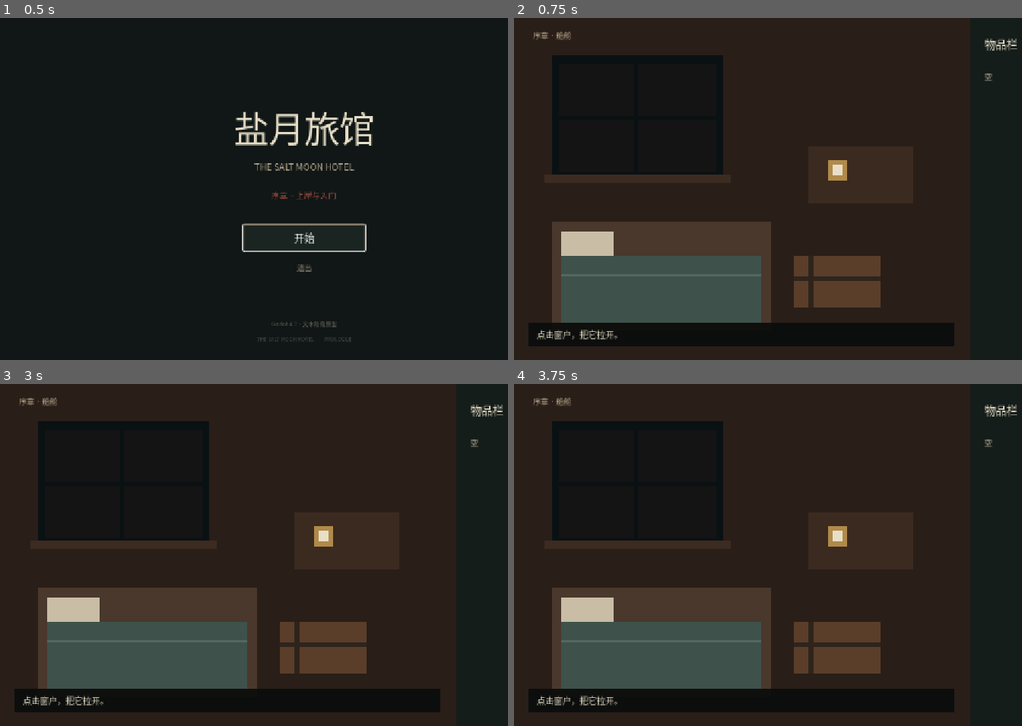
Above: before the commit, frames 1-4 (two rows, left to right).
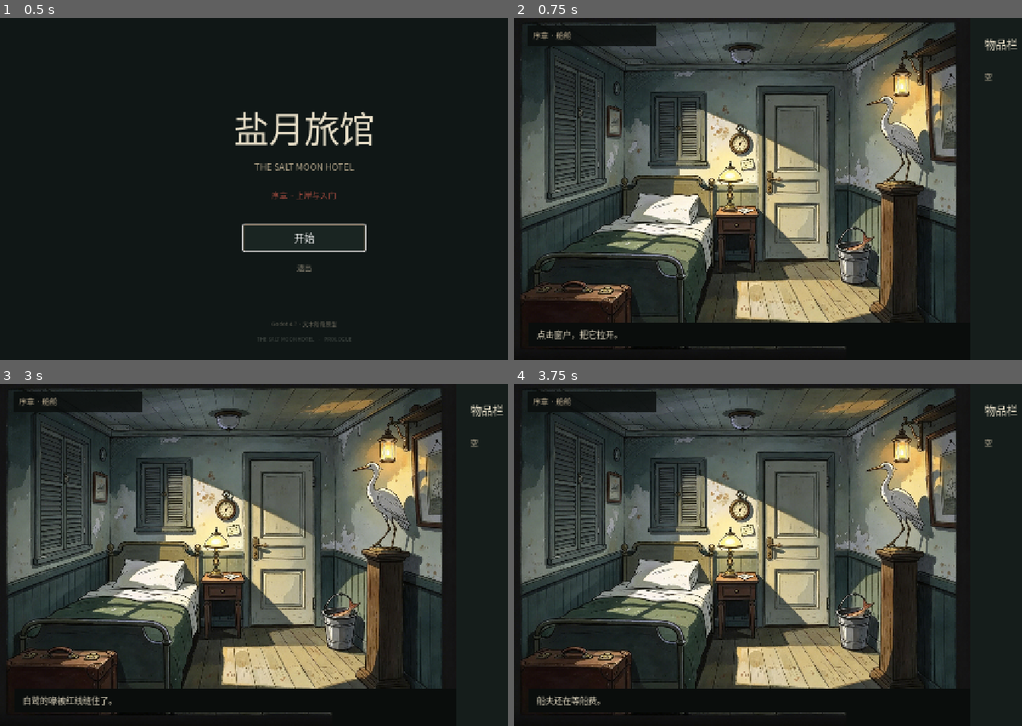
Above: after the commit, the same moments.

Repository: CorinJing/gugu_gaga
Game: Godot game, scene res://scenes/main.tscn
Same seed, same stepped clock (60 frames per second), same inputs: the game is played once before the commit and once after it.
Inputs (mouse positions are in pixels of both pictures, inside the frame that each line leads up to):
- Up to frame 1 (0.5 s): no input
- Up to frame 2 (0.75 s): click "开始" at 0.5 s
- Up to frame 3 (3 s): tap Enter at 1.25, 2.75 s; move the mouse to (436, 537) at 1.27 s; click (436, 537) at 1.42 s; tap Space at 2 s; move the mouse to (182, 572) at 2.02 s; click (182, 572) at 2.17 s; move the mouse to (365, 479) at 2.77 s; click (365, 479) at 2.92 s
- Up to frame 4 (3.75 s): tap Space at 3.5 s; move the mouse to (788, 623) at 3.52 s; click (788, 623) at 3.67 s

Frame 1 is identical in both runs. In frame 2, 66% of the frame differs, in the area x 0-90%, y 0-100%; in frame 3, 66%; in frame 4, 66%.

Commit message:
feat: 接入桌面素材的序章画面demo

Diff:
--- /dev/null
+++ b/scenes/prologue/prologue_demo.tscn
@@ -0,0 +1,107 @@
+[gd_scene load_steps=3 format=3]
+
+[ext_resource type="Script" path="res://scripts/prologue/prologue_demo.gd" id="1_demo"]
+[ext_resource type="PackedScene" path="res://scenes/ui/game_hud.tscn" id="2_hud"]
+
+[node name="PrologueDemo" type="Control"]
+layout_mode = 3
+anchors_preset = 15
+anchor_right = 1.0
+anchor_bottom = 1.0
+grow_horizontal = 2
+grow_vertical = 2
+script = ExtResource("1_demo")
+
+[node name="Backdrop" type="ColorRect" parent="."]
+layout_mode = 0
+offset_right = 960.0
+offset_bottom = 720.0
+mouse_filter = 2
+color = Color(0.0392157, 0.0509804, 0.0470588, 1)
+
+[node name="Background" type="TextureRect" parent="."]
+unique_name_in_owner = true
+layout_mode = 0
+offset_right = 960.0
+offset_bottom = 720.0
+mouse_filter = 2
+expand_mode = 1
+stretch_mode = 6
+
+[node name="WatermarkMask" type="ColorRect" parent="."]
+layout_mode = 0
+offset_left = 700.0
+offset_top = 640.0
+offset_right = 960.0
+offset_bottom = 720.0
+mouse_filter = 2
+color = Color(0.0392157, 0.0509804, 0.0470588, 1)
+
+[node name="CoinOverlay" type="TextureRect" parent="."]
+unique_name_in_owner = true
+visible = false
+layout_mode = 0
+offset_left = 760.0
+offset_top = 470.0
+offset_right = 824.0
+offset_bottom = 534.0
+mouse_filter = 2
+expand_mode = 1
+stretch_mode = 5
+
+[node name="WindowHotspot" type="Control" parent="."]
+unique_name_in_owner = true
+layout_mode = 0
+offset_left = 55.0
+offset_top = 80.0
+offset_right = 255.0
+offset_bottom = 330.0
+mouse_default_cursor_shape = 2
+
+[node name="SuitcaseHotspot" type="Control" parent="."]
+unique_name_in_owner = true
+layout_mode = 0
+offset_left = 45.0
+offset_top = 555.0
+offset_right = 275.0
+offset_bottom = 705.0
+mouse_default_cursor_shape = 2
+
+[node name="HeronHotspot" type="Control" parent="."]
+unique_name_in_owner = true
+layout_mode = 0
+offset_left = 750.0
+offset_top = 185.0
+offset_right = 905.0
+offset_bottom = 610.0
+mouse_default_cursor_shape = 2
+
+[node name="FishHotspot" type="Control" parent="."]
+unique_name_in_owner = true
+layout_mode = 0
+offset_left = 645.0
+offset_top = 485.0
+offset_right = 760.0
+offset_bottom = 620.0
+mouse_default_cursor_shape = 2
+
+[node name="DoorHotspot" type="Control" parent="."]
+unique_name_in_owner = true
+layout_mode = 0
+offset_left = 515.0
+offset_top = 145.0
+offset_right = 645.0
+offset_bottom = 510.0
+mouse_default_cursor_shape = 2
+
+[node name="FerrymanHotspot" type="Control" parent="."]
+unique_name_in_owner = true
+visible = false
+layout_mode = 0
+offset_left = 210.0
+offset_top = 0.0
+offset_right = 750.0
+offset_bottom = 720.0
+mouse_default_cursor_shape = 2
+
+[node name="GameHUD" parent="." instance=ExtResource("2_hud")]
--- a/scenes/ui/game_hud.tscn
+++ b/scenes/ui/game_hud.tscn
@@ -85,6 +85,15 @@
 text = "空"
 autowrap_mode = 3
 
+[node name="LocationBg" type="ColorRect" parent="."]
+layout_mode = 0
+offset_left = 28.0
+offset_top = 16.0
+offset_right = 300.0
+offset_bottom = 58.0
+mouse_filter = 2
+color = Color(0.0392157, 0.0509804, 0.0470588, 0.82)
+
 [node name="LocationLabel" type="Label" parent="."]
 unique_name_in_owner = true
 layout_mode = 0
@@ -104,7 +113,7 @@
 offset_right = 928.0
 offset_bottom = 692.0
 mouse_filter = 2
-color = Color(0.0392157, 0.0509804, 0.0470588, 0.92)
+color = Color(0.0392157, 0.0509804, 0.0470588, 1)
 
 [node name="PromptLabel" type="Label" parent="."]
 unique_name_in_owner = true
--- a/scripts/main.gd
+++ b/scripts/main.gd
@@ -12,7 +12,7 @@
 
 func _on_start_pressed() -> void:
 	GameState.reset()
-	get_tree().change_scene_to_file("res://scenes/prologue/boat_cabin.tscn")
+	get_tree().change_scene_to_file("res://scenes/prologue/prologue_demo.tscn")
 
 
 func _on_quit_pressed() -> void:
--- /dev/null
+++ b/scripts/prologue/prologue_demo.gd
@@ -0,0 +1,200 @@
+extends Control
+
+enum State { CABIN_CLOSED, CABIN_OPEN, BOAT, DOCK, FERRYMAN, EGRET }
+
+const CABIN_CLOSED := preload("res://assets/art/backgrounds/cabin_closed.png")
+const CABIN_OPEN := preload("res://assets/art/backgrounds/cabin_open.png")
+const BOAT := preload("res://assets/art/backgrounds/boat_moving.png")
+const DOCK := preload("res://assets/art/backgrounds/boat_dock.png")
+const FERRYMAN := preload("res://assets/art/characters/ferryman.png")
+const EGRET := preload("res://assets/art/characters/egret.png")
+const COIN := preload("res://assets/art/items/coin_front_cut.png")
+
+@onready var hud: Control = $GameHUD
+@onready var background: TextureRect = %Background
+@onready var coin_overlay: TextureRect = %CoinOverlay
+@onready var window_hotspot: Control = %WindowHotspot
+@onready var suitcase_hotspot: Control = %SuitcaseHotspot
+@onready var heron_hotspot: Control = %HeronHotspot
+@onready var fish_hotspot: Control = %FishHotspot
+@onready var door_hotspot: Control = %DoorHotspot
+@onready var ferryman_hotspot: Control = %FerrymanHotspot
+
+var state: State = State.CABIN_CLOSED
+
+
+func _ready() -> void:
+	GameState.reset()
+	window_hotspot.gui_input.connect(_on_window_input)
+	suitcase_hotspot.gui_input.connect(_on_suitcase_input)
+	heron_hotspot.gui_input.connect(_on_heron_input)
+	fish_hotspot.gui_input.connect(_on_fish_input)
+	door_hotspot.gui_input.connect(_on_door_input)
+	ferryman_hotspot.gui_input.connect(_on_ferryman_input)
+	hud.action_pressed.connect(_on_action_pressed)
+	hud.set_location("序章 · 船舱")
+	_set_state(State.CABIN_CLOSED)
+
+
+func _is_left_click(event: InputEvent) -> bool:
+	return event is InputEventMouseButton and event.button_index == MOUSE_BUTTON_LEFT and event.pressed
+
+
+func _set_state(next: State) -> void:
+	state = next
+	coin_overlay.visible = false
+	window_hotspot.visible = false
+	suitcase_hotspot.visible = false
+	heron_hotspot.visible = false
+	fish_hotspot.visible = false
+	door_hotspot.visible = false
+	ferryman_hotspot.visible = false
+	background.stretch_mode = TextureRect.STRETCH_KEEP_ASPECT_COVERED
+
+	match state:
+		State.CABIN_CLOSED:
+			background.texture = CABIN_CLOSED
+			window_hotspot.visible = true
+			suitcase_hotspot.visible = true
+			heron_hotspot.visible = true
+			fish_hotspot.visible = true
+			door_hotspot.visible = true
+			hud.set_location("序章 · 船舱")
+			hud.set_prompt("点击窗户，把它拉开。")
+			hud.hide_action()
+		State.CABIN_OPEN:
+			background.texture = CABIN_OPEN
+			suitcase_hotspot.visible = true
+			heron_hotspot.visible = true
+			fish_hotspot.visible = true
+			door_hotspot.visible = true
+			hud.set_location("序章 · 船舱")
+			hud.set_prompt("海面很静。船身的影子停在水里，没有跟着船走。")
+			if GameState.has_item("coin"):
+				hud.set_action("离开船舱")
+			else:
+				hud.hide_action()
+		State.BOAT:
+			background.texture = BOAT
+			hud.set_location("序章 · 船上")
+			hud.set_prompt("船正在行驶。")
+			hud.set_action("继续")
+		State.DOCK:
+			background.texture = DOCK
+			hud.set_location("序章 · 码头")
+			hud.set_prompt("船靠岸了。")
+			hud.set_action("上岸")
+		State.FERRYMAN:
+			background.texture = FERRYMAN
+			background.stretch_mode = TextureRect.STRETCH_KEEP_ASPECT_CENTERED
+			ferryman_hotspot.visible = true
+			hud.set_location("序章 · 船头")
+			hud.set_prompt("你还没付钱。")
+			if GameState.has_item("coin"):
+				hud.set_action("付船费")
+			else:
+				hud.hide_action()
+		State.EGRET:
+			background.texture = EGRET
+			background.stretch_mode = TextureRect.STRETCH_KEEP_ASPECT_CENTERED
+			hud.set_location("序章 · 旅馆门口")
+			hud.set_prompt("你回来了。房间一直给你留着。")
+			hud.set_action("序章结束")
+
+
+func _show_coin() -> void:
+	coin_overlay.texture = COIN
+	coin_overlay.visible = true
+
+
+func _on_window_input(event: InputEvent) -> void:
+	if not _is_left_click(event) or state != State.CABIN_CLOSED:
+		return
+	GameState.set_flag("prologue_window_open")
+	_set_state(State.CABIN_OPEN)
+
+
+func _on_suitcase_input(event: InputEvent) -> void:
+	if not _is_left_click(event):
+		return
+	if not GameState.has_item("knife"):
+		GameState.add_item("knife")
+		hud.set_prompt("你从行李箱里找到一把小折刀。")
+	else:
+		hud.set_prompt("行李箱里只剩旧衣服和几封没拆的信。")
+
+
+func _on_fish_input(event: InputEvent) -> void:
+	if not _is_left_click(event):
+		return
+	if not GameState.has_item("fish"):
+		GameState.add_item("fish")
+		hud.set_prompt("你从水桶里拿起一条死鱼。")
+	else:
+		hud.set_prompt("水桶里空了。")
+
+
+func _on_heron_input(event: InputEvent) -> void:
+	if not _is_left_click(event):
+		return
+	if GameState.has_flag("heron_fed"):
+		hud.set_prompt("白鹭一动不动。")
+		return
+	if not GameState.has_item("knife"):
+		hud.set_prompt("白鹭的喙被红线缝住了。")
+		return
+	if not GameState.has_item("fish"):
+		hud.set_prompt("喙张开了。它好像在等一条鱼。")
+		return
+	GameState.remove_item("fish")
+	GameState.set_flag("heron_fed")
+	GameState.add_item("coin")
+	_show_coin()
+	hud.set_prompt("白鹭仰起脖子，吞下鱼。它抖了抖尾巴，下了一枚黄铜硬币。")
+	hud.set_action("离开船舱")
+
+
+func _on_door_input(event: InputEvent) -> void:
+	if not _is_left_click(event):
+		return
+	if GameState.has_item("coin"):
+		_set_state(State.BOAT)
+	else:
+		hud.set_prompt("船夫还在等船费。")
+
+
+func _pay_ferryman() -> void:
+	if not GameState.has_item("coin"):
+		hud.set_prompt("你还没付钱。")
+		return
+	GameState.remove_item("coin")
+	GameState.set_flag("ferry_paid")
+	hud.set_prompt("船夫收下黄铜硬币，侧身让开。")
+	hud.set_action("进入旅馆")
+
+
+func _on_ferryman_input(event: InputEvent) -> void:
+	if not _is_left_click(event) or state != State.FERRYMAN:
+		return
+	if GameState.has_flag("ferry_paid"):
+		hud.set_prompt("船夫已经让开了。")
+	else:
+		_pay_ferryman()
+
+
+func _on_action_pressed() -> void:
+	match state:
+		State.CABIN_OPEN:
+			if GameState.has_item("coin"):
+				_set_state(State.BOAT)
+		State.BOAT:
+			_set_state(State.DOCK)
+		State.DOCK:
+			_set_state(State.FERRYMAN)
+		State.FERRYMAN:
+			if GameState.has_flag("ferry_paid"):
+				_set_state(State.EGRET)
+			elif GameState.has_item("coin"):
+				_pay_ferryman()
+		State.EGRET:
+			get_tree().change_scene_to_file("res://scenes/prologue/prologue_end.tscn")
Binary file added: assets/art/backgrounds/boat_dock.png
Not shown, added: assets/art/backgrounds/boat_dock.png.import
Binary file added: assets/art/backgrounds/boat_moving.png
Not shown, added: assets/art/backgrounds/boat_moving.png.import
Binary file added: assets/art/backgrounds/cabin_closed.png
Not shown, added: assets/art/backgrounds/cabin_closed.png.import
Binary file added: assets/art/backgrounds/cabin_open.png
Not shown, added: assets/art/backgrounds/cabin_open.png.import
Binary file added: assets/art/characters/egret.png
Not shown, added: assets/art/characters/egret.png.import
Binary file added: assets/art/characters/ferryman.png
Not shown, added: assets/art/characters/ferryman.png.import
(and 10 more such lines)
